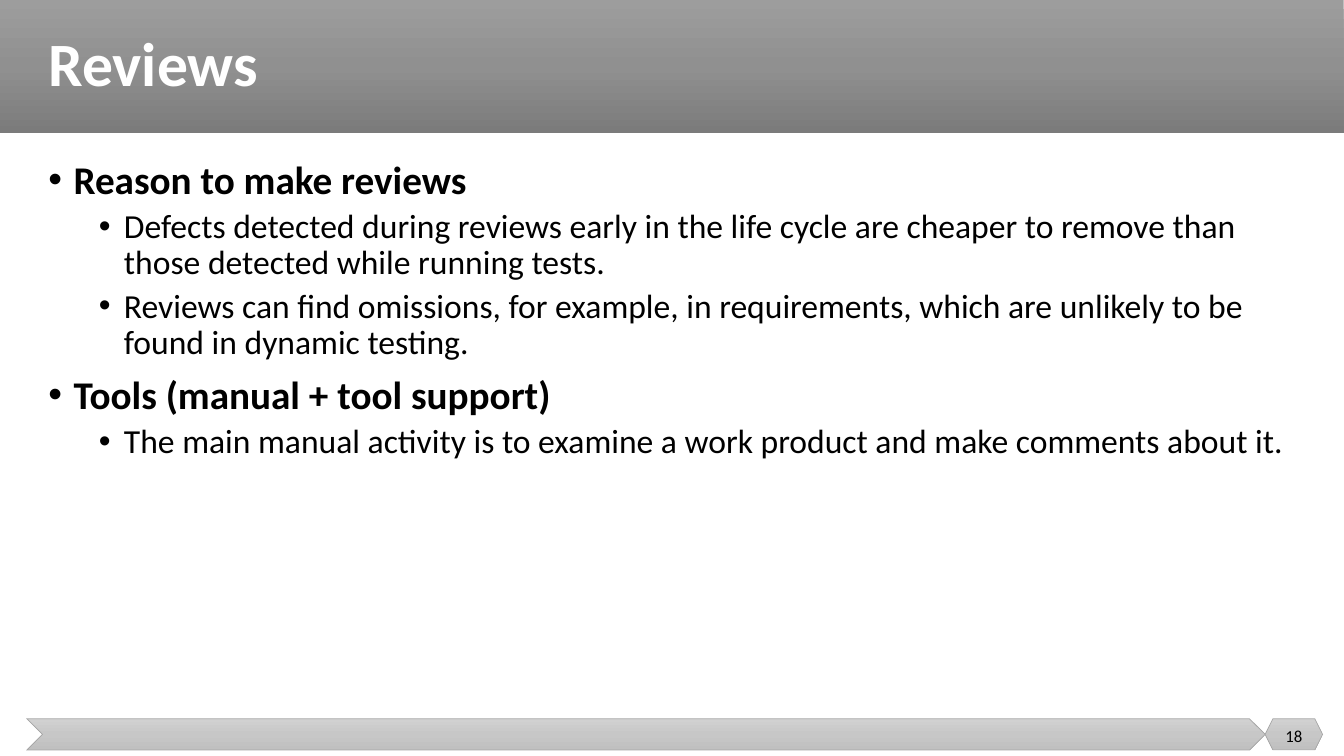
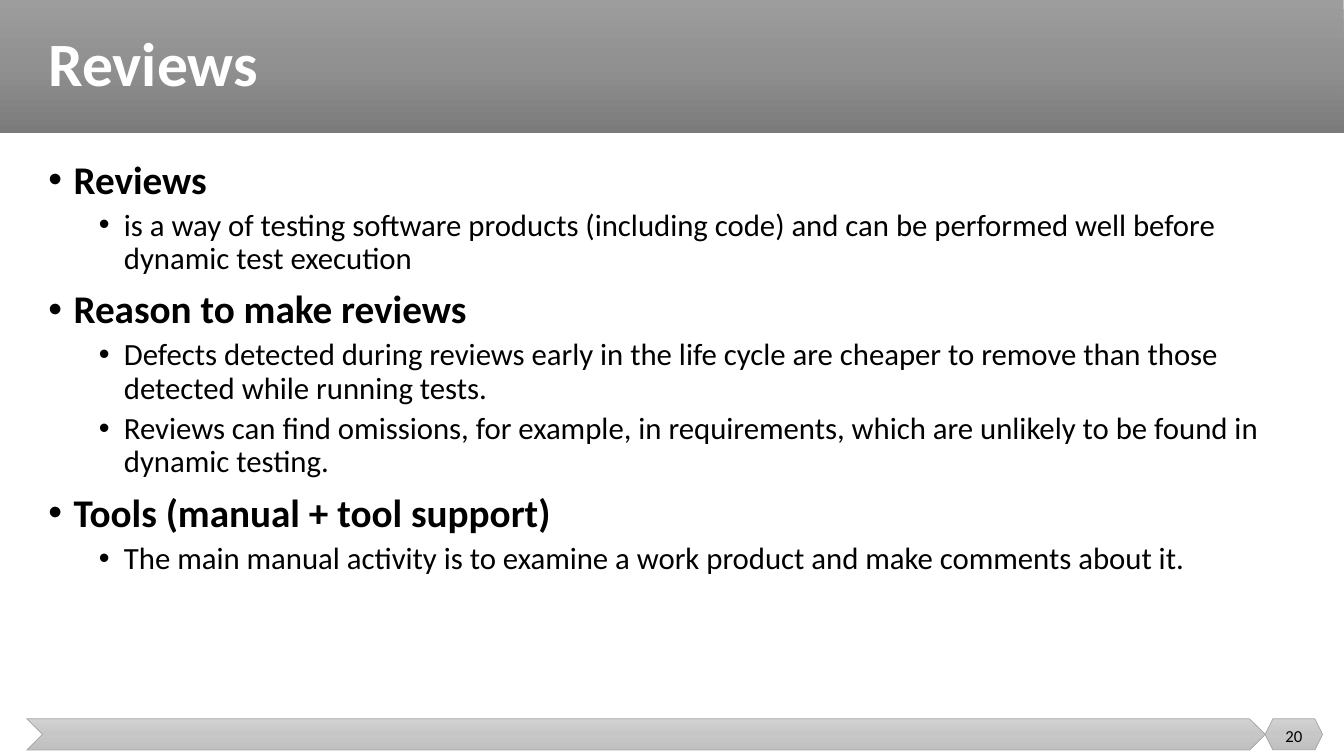
Before and after one commit to malenezi/malenezi, a slide deck: slide 20 of SE401/Lectures/4-Static Testing/Static Testing.pptx (slide 18 before the commit). Drawn at 1344x756 pixels with LibreOffice and Linux fonts; fonts in the diff are those of the drawing. Boxes give left, top, right and bottom in pixels: in the first picture for what was removed or moved away, otherwise in the second. Text is boxed around its words. In the diff, an @@ line names an element or a change of style, - is before the commit and + after.

```diff
--- a/SE401/Lectures/4-Static Testing/Static Testing.pptx
+++ b/SE401/Lectures/4-Static Testing/Static Testing.pptx
@@ text at (74,166,1215,274): paragraphs added @@
+• Reviews
+  • is a way of testing software products (including code) and can be performed well before dynamic test execution
@@ text at (124,343,1257,574): size 24 to 22 pt in "Defects detected during reviews early in the ...", "Reviews can find omissions, for example, in ...", "The main manual activity is to examine ..." @@
@@ page number at (1285,731,1302,742): text changed @@
-18
+20
```
Also in this commit, not shown: 6 other slides changed, 3 slides added, 1 slide removed.
